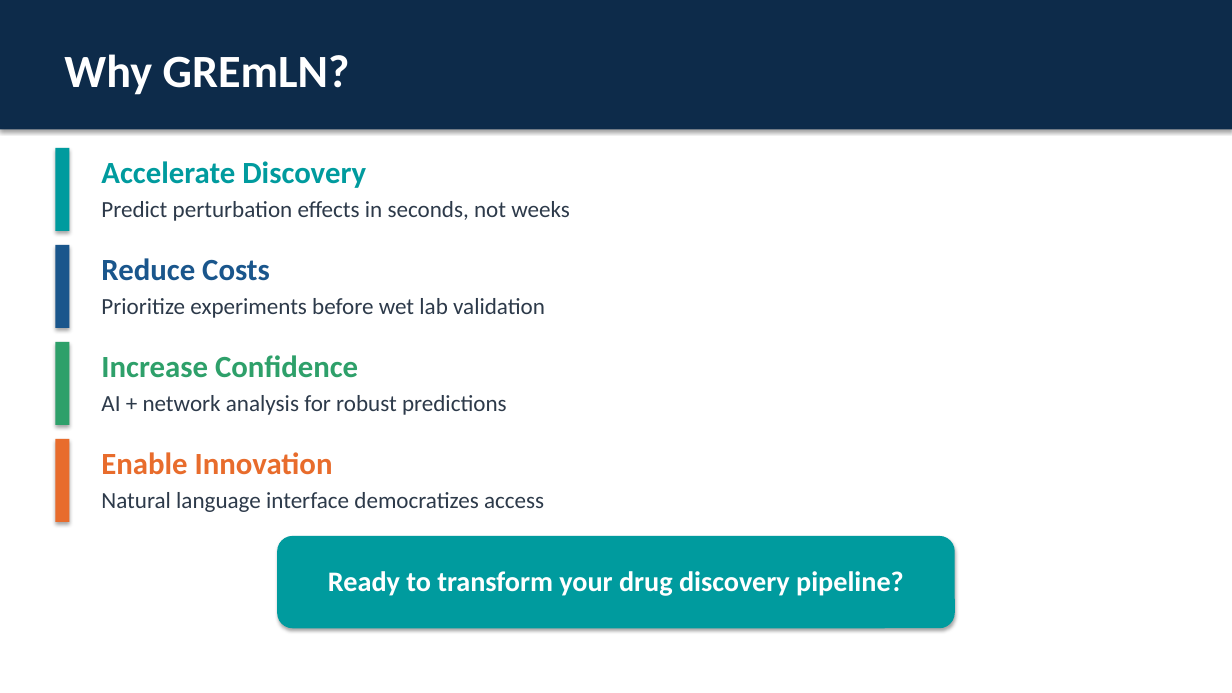
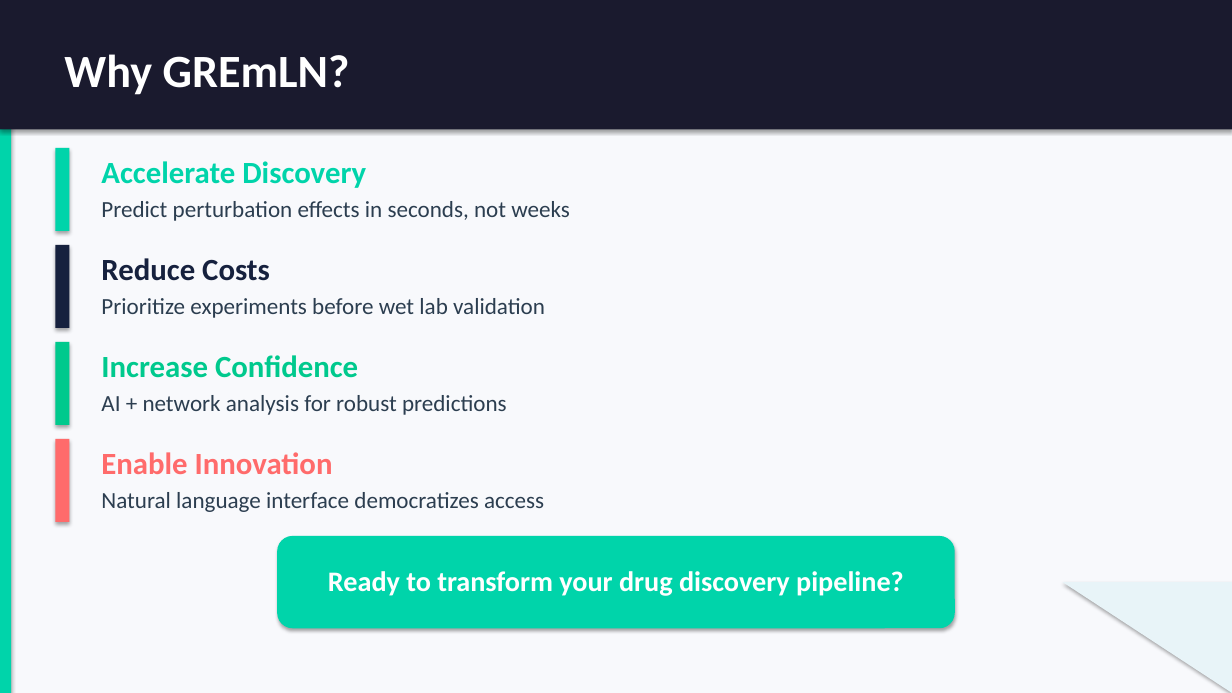
Before and after one commit to jab57/CASCADE, a slide deck: slide 12 of GREmLN_MCP_Server_Presentation.pptx. Drawn at 1232x693 pixels with LibreOffice and Linux fonts; fonts in the diff are those of the drawing. Boxes give left, top, right and bottom in pixels: in the first picture for what was removed or moved away, otherwise in the second. Text is boxed around its words. In the diff, an @@ line names an element or a change of style, - is before the commit and + after.

```diff
--- a/GREmLN_MCP_Server_Presentation.pptx
+++ b/GREmLN_MCP_Server_Presentation.pptx
@@ rectangle at [0,0,1232,693]: fill #FFFFFF to #F8F9FC @@
@@ rectangle at [0,0,1232,129]: fill #0D2B4A to #1A1A2E @@
@@ rectangle removed at [0,0,1232,7] @@
@@ rectangle added at [0,0,11,693], fill #00D4AA @@
@@ rectangle at [55,148,69,231]: fill #009B9E to #00D4AA @@
@@ text "Accelerate Discovery" at [101,161,366,188]: text colour #009B9E to #00D4AA @@
@@ text "Predict perturbation effects in seconds, ..." at [101,201,570,221]: text colour #2D3A4A to #2C3E50 @@
@@ rectangle at [55,245,69,328]: fill #1A568C to #16213E @@
@@ text "Reduce Costs" at [101,258,270,281]: text colour #1A568C to #16213E @@
@@ rectangle at [55,342,69,425]: fill #2EA06A to #00C98D @@
@@ text "Increase Confidence" at [101,355,358,378]: text colour #2EA06A to #00C98D @@
@@ rectangle at [55,439,69,522]: fill #E86C2C to #FF6B6B @@
@@ text "Enable Innovation" at [101,452,333,474]: text colour #E86C2C to #FF6B6B @@
@@ rounded rectangle at [277,536,955,628]: fill #009B9E to #00D4AA @@
@@ right triangle added at [1063,582,1232,693], fill #E8F4F8 @@
```
Also in this commit, not shown: 12 other slides changed, 1 other file.
